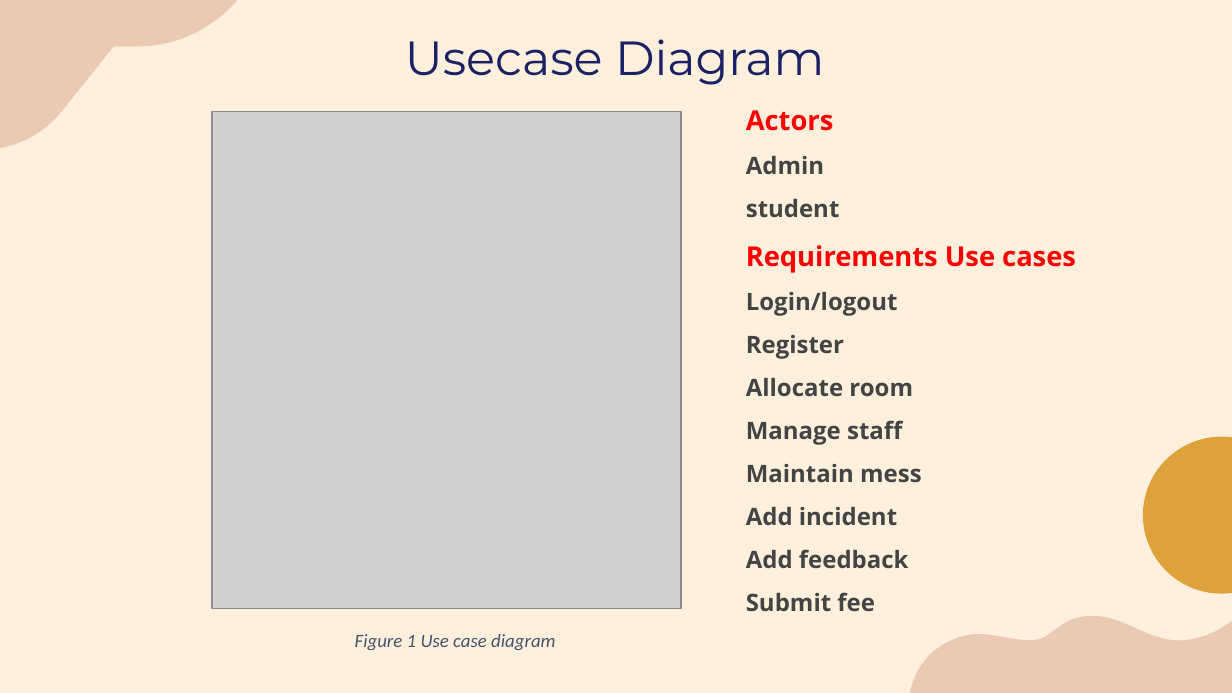
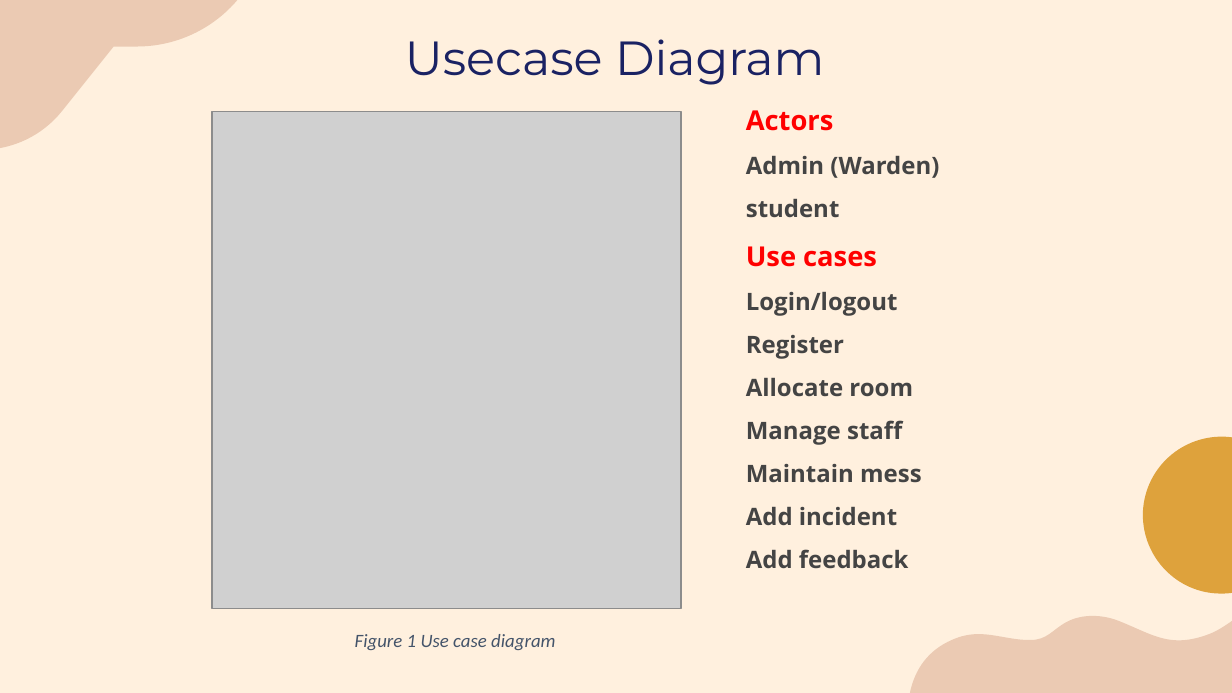
Before and after one commit to laibabintatahir/SRS-HMS, a slide deck: slide 14 of SRS_Presentation.pptx. Drawn at 1232x693 pixels with LibreOffice and Linux fonts; fonts in the diff are those of the drawing; grey boxes stand for pictures. Boxes give left, top, right and bottom in pixels: in the first picture for what was removed or moved away, otherwise in the second. Text is boxed around its words. In the diff, an @@ line names an element or a change of style, - is before the commit and + after.

```diff
--- a/SRS_Presentation.pptx
+++ b/SRS_Presentation.pptx
@@ text at (x1=746, y1=156, x2=939, y2=178): text changed @@
-Admin
+Admin (Warden)
@@ text at (x1=746, y1=246, x2=877, y2=267): text changed @@
-Requirements Use cases
+Use cases
@@ text at (x1=746, y1=592, x2=875, y2=612): paragraph removed @@
-Submit fee
```
Also in this commit, not shown: 4 other slides changed.
